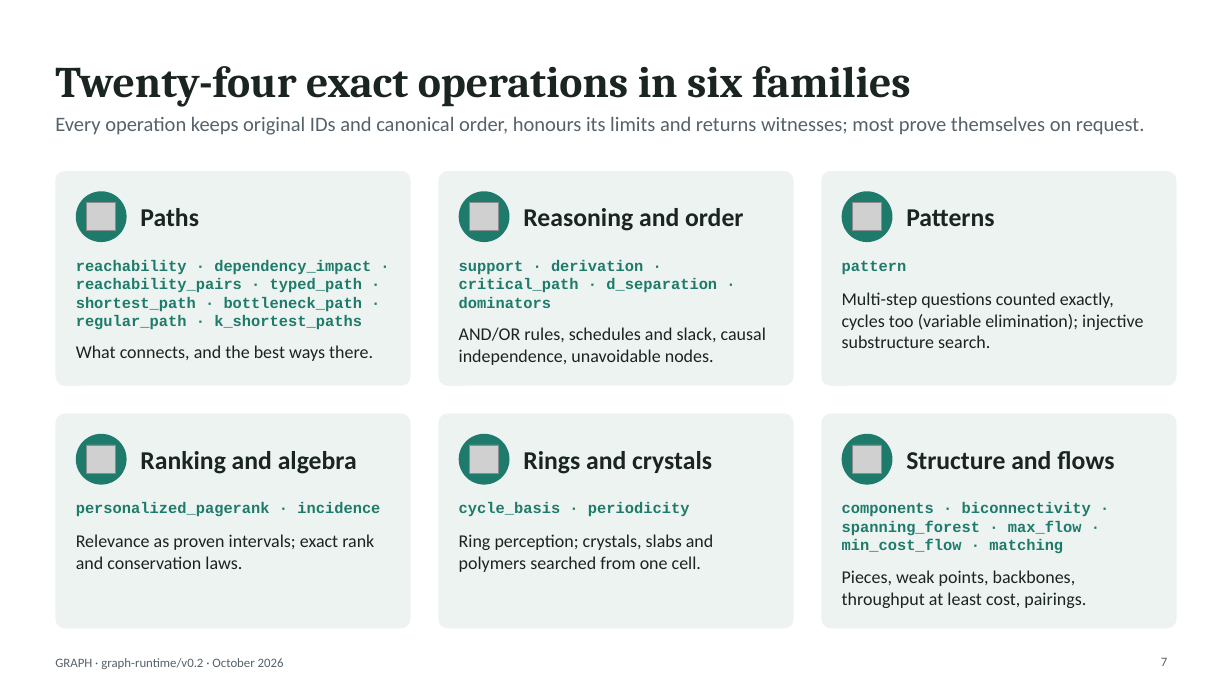
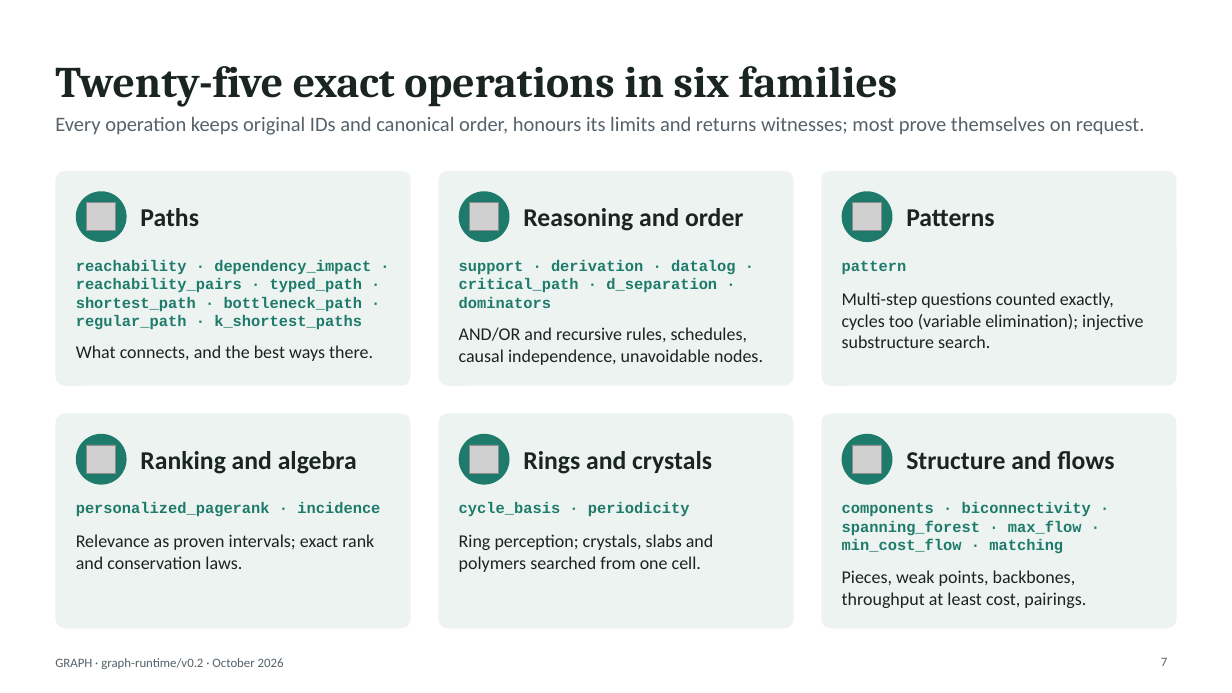
Before and after one commit to hlxin/graph, a slide deck: slide 7 of docs/GRAPH_slides.pptx. Drawn at 1232x693 pixels with LibreOffice and Linux fonts; fonts in the diff are those of the drawing; grey boxes stand for pictures. Boxes give left, top, right and bottom in pixels: in the first picture for what was removed or moved away, otherwise in the second. Text is boxed around its words. In the diff, an @@ line names an element or a change of style, - is before the commit and + after.

```diff
--- a/docs/GRAPH_slides.pptx
+++ b/docs/GRAPH_slides.pptx
@@ title at (x1=55, y1=66, x2=897, y2=107): text changed @@
-Twenty-four exact operations in six families
+Twenty-five exact operations in six families
@@ text at (x1=459, y1=260, x2=736, y2=308): text changed @@
-support · derivation · critical_path · d_separation · dominators
+support · derivation · datalog · critical_path · d_separation · dominators
@@ text at (x1=459, y1=327, x2=763, y2=365): text changed @@
-AND/OR rules, schedules and slack, causal independence, unavoidable nodes.
+AND/OR and recursive rules, schedules, causal independence, unavoidable nodes.
```
Also in this commit, not shown: 7 other slides changed, 1 slide added, 3 other files.
